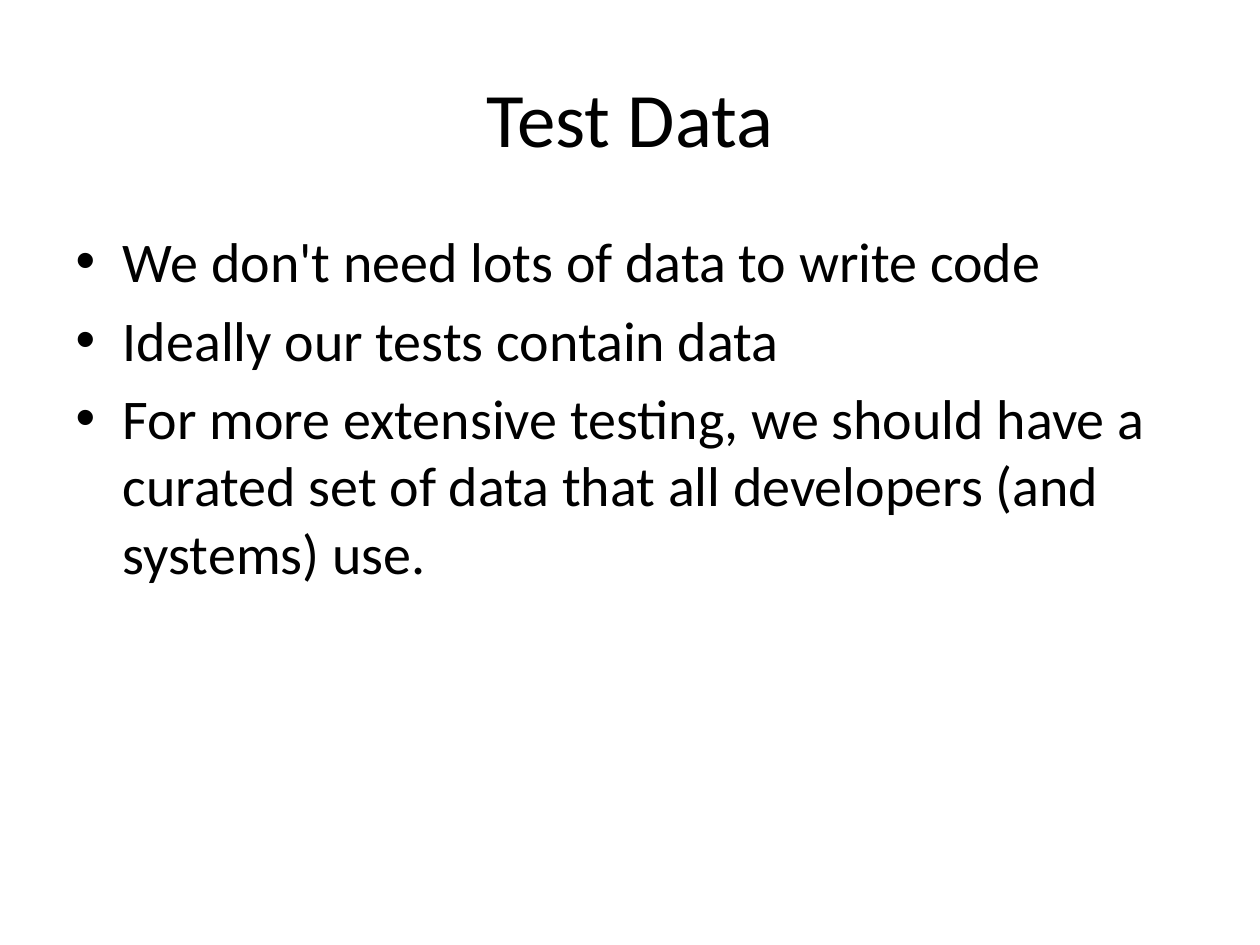
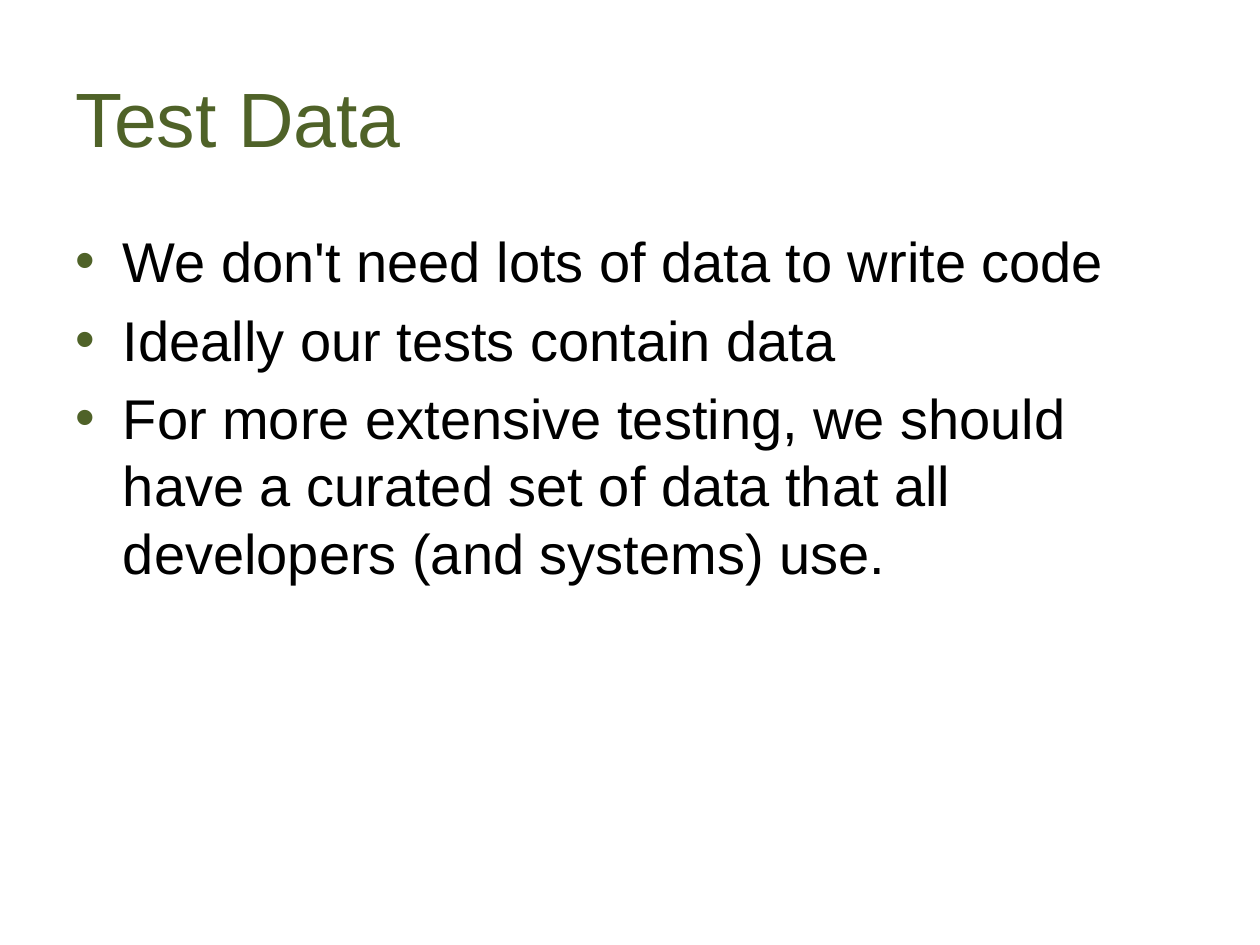
Before and after one commit to way0utwest/UnitTestingTSQL, a slide deck: slide 12 of UnitTestingTSQL.pptx (slide 13 before the commit). Drawn at 1260x945 pixels with LibreOffice and Linux fonts; fonts in the diff are those of the drawing; background and template pictures are left out. Boxes give left, top, right and bottom in pixels: in the first picture for what was removed or moved away, otherwise in the second. Text is boxed around its words. In the diff, an @@ line names an element or a change of style, - is before the commit and + after.

```diff
--- a/UnitTestingTSQL.pptx
+++ b/UnitTestingTSQL.pptx
@@ title "Test Data" at bbox=[76, 94, 401, 148]: font Calibri to Arial, text colour #000000 to #4F6228; alignment centre to left @@
@@ text "We don't need lots of ..." at bbox=[123, 241, 1103, 584]: font Calibri to Arial @@
```
Also in this commit, not shown: 24 other slides changed, 1 slide removed.
